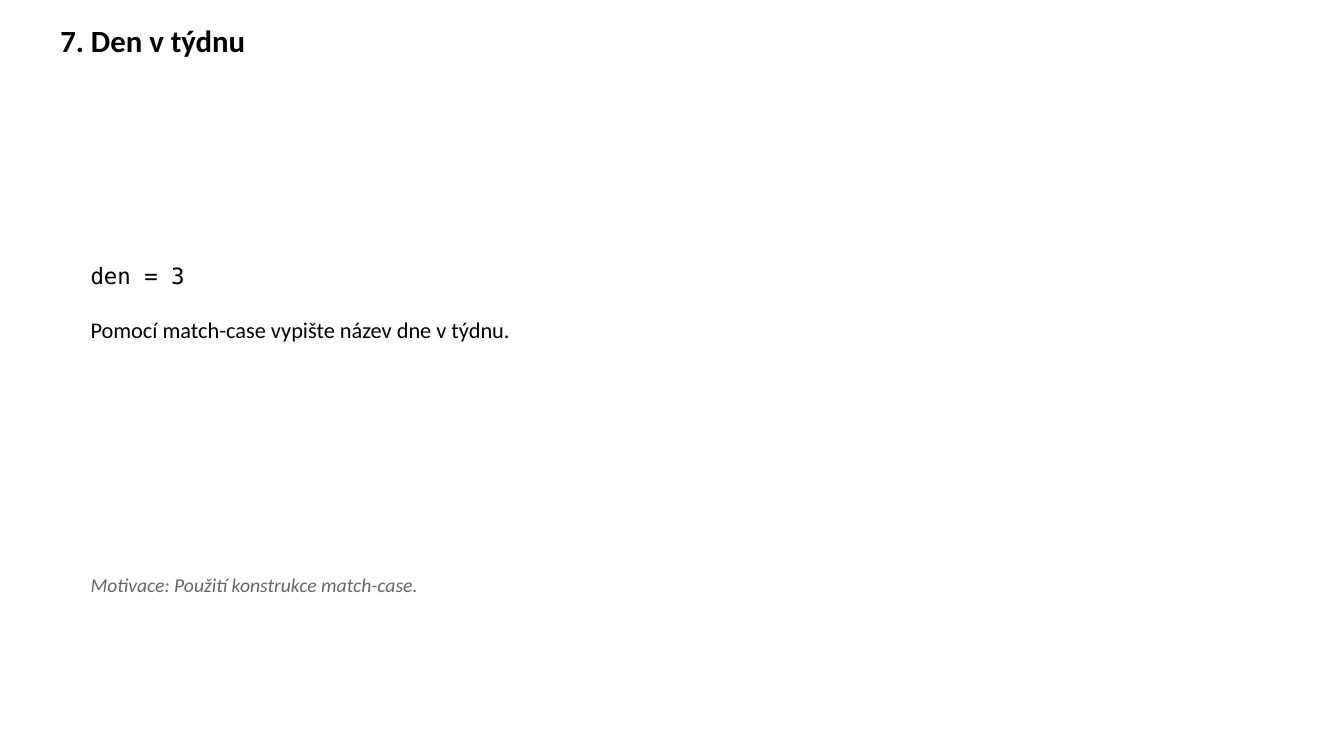
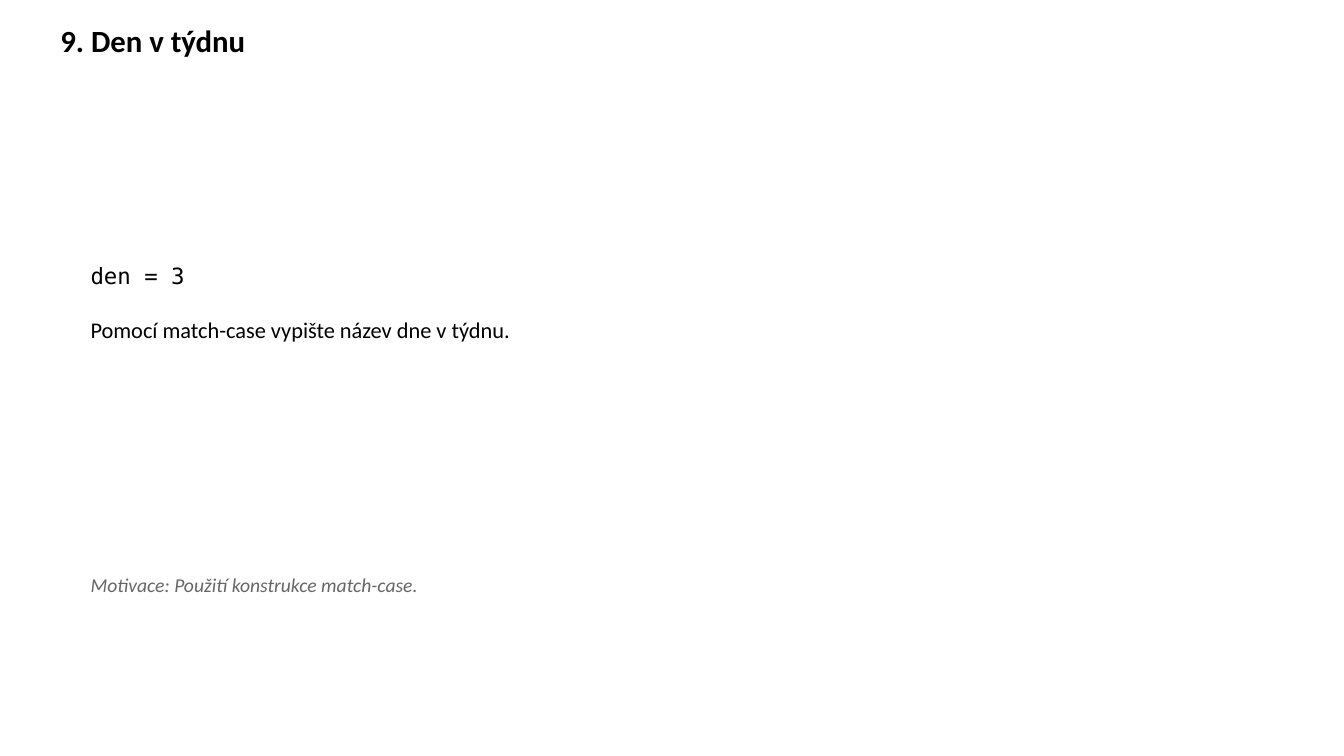
Before and after one commit to k155cvut/uvin, a slide deck: slide 10 of cviceni/cv4/uvin_cv4.pptx (slide 8 before the commit). Drawn at 1344x756 pixels with LibreOffice and Linux fonts; fonts in the diff are those of the drawing. Boxes give left, top, right and bottom in pixels: in the first picture for what was removed or moved away, otherwise in the second. Text is boxed around its words. In the diff, an @@ line names an element or a change of style, - is before the commit and + after.

```diff
--- a/cviceni/cv4/uvin_cv4.pptx
+++ b/cviceni/cv4/uvin_cv4.pptx
@@ text at [60,30,245,57]: text changed @@
-7. Den v týdnu
+9. Den v týdnu
```
Also in this commit, not shown: 10 other slides changed, 2 slides added, 1 other file.
